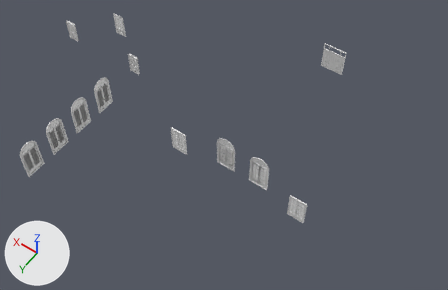
Renders of the glTF model na-project-portal/26-Projects/RB05__WestFarm/30__TrueVision__AppContent/DesignPhase01__ConceptDesign__Scheme-01/RB05__Storey__GroundFloor__ProposedDoors__MeshModel__.glb from each side of a commit.
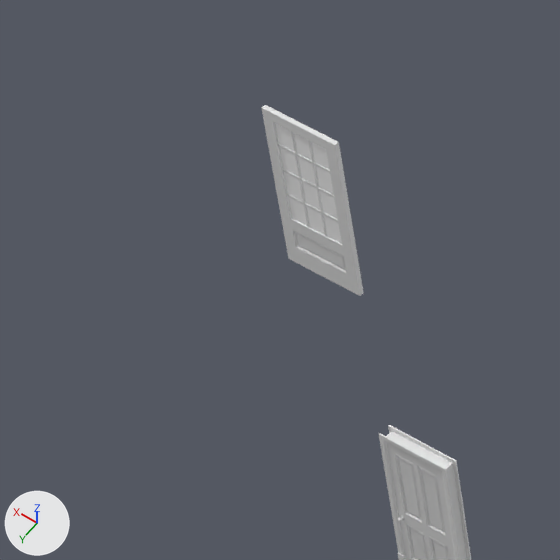
The first picture shows the older version from a camera (50 mm lens) standing at (4.8, 55.6, 42.6) and looking at (24.0, 28.8, 0.4). The close-ups show the older and then the newer version on the part from 18% to 34% of the width and 0% to 24% of the height of that picture. Only the edits that show in the close-ups are written down. Arrows for +X, +Y and +Z are at lower left; the lights stay in place. Where no turn or scale is listed for an object, it has been applied to the vertices.

The first close-up shows '25__ProposedBuilding__Doors::Default.005', '25__ProposedBuilding__Doors::Default.006', '25__ProposedBuilding__Doors::Default.007', '25__ProposedBuilding__Doors::Default.008', 'Layer0::Default', 'Layer0::Default.001', 'Layer0::MAT101__Glass__ClearDefault'.
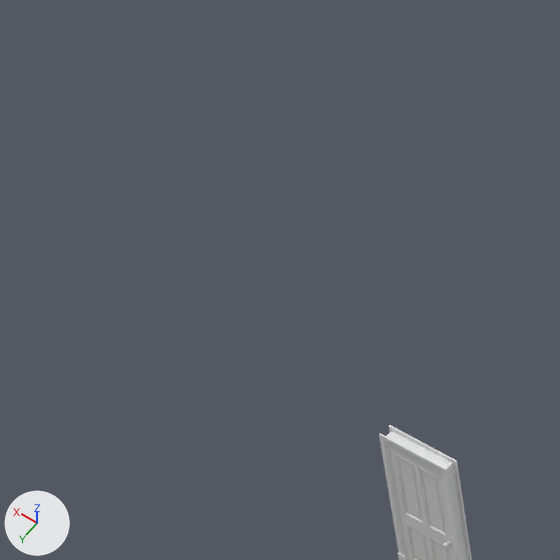
ob_adr001__internaldoor__bespokegeorgian__w840mm_x_h2040 is not drawn itself; it is the parent of ob_rot001__rotationpoint__doorhingecentre, ob_sub001__internaldoor__doorlining, ob_sub003__internaldoor__architrave__interior__roomfacingside, ob_mod001__rot__90_deg__doorpanel, ob_sub003__internaldoor__architrave__interior__roomfacingside_001.
ob_adr001__internaldoor__bespokegeorgian__w840mm_x_h2040___1 is not drawn itself; it is the parent of ob_rot001__rotationpoint__doorhingecentre_001, ob_sub001__internaldoor__doorlining_001, ob_sub003__internaldoor__architrave__interior__roomfacingside_002, ob_mod001__rot__90_deg__doorpanel_001, ob_sub003__internaldoor__architrave__interior__roomfacingside_003.

What the commit changed:
Object 'ADR001__InternalDoor__BespokeGeorgian__w840mm-x-h2040__' (ob_adr001__internaldoor__bespokegeorgian__w840mm_x_h2040) moves from (44.66, 26.3, 0.0) to (36.66, 26.3, 0.0).
Object '25__ProposedBuilding__Doors::Default.004' (ob_25__proposedbuilding__doors__default_004) moves from (44.73, 26.16, 0.0) to (36.73, 26.16, 0.0).
Object 'ADR001__InternalDoor__BespokeGeorgian__w840mm-x-h2040__#1' (ob_adr001__internaldoor__bespokegeorgian__w840mm_x_h2040___1) moves from (35.82, 26.55, 0.0) to (27.82, 26.55, 0.0).
Object 'Layer0::Default' (ob_layer0__default) is deleted.
Object 'Layer0::Default.001' (ob_layer0__default_001) is deleted.
Object 'Layer0::MAT101__Glass__ClearDefault' (ob_layer0__mat101__glass__cleardefault) is deleted.

What differs and where, as boxes [x1, y1, x2, y2] in the close-ups (560 x 560 px):
'25__ProposedBuilding__Doors::Default.003', moved (not visible before): after [387, 443, 456, 560]
'Layer0::Default.001', deleted: before [265, 113, 357, 292]
'Layer0::MAT101__Glass__ClearDefault', deleted: before [275, 123, 342, 244]
'Layer0::Default', deleted: before [262, 105, 364, 296]
'25__ProposedBuilding__Doors::Default.002', moved (not visible before): after [379, 433, 461, 560]
'25__ProposedBuilding__Doors::Default.001', moved (not visible before): after [386, 431, 467, 560]
'25__ProposedBuilding__Doors::Default.004', moved (not visible before): after [389, 425, 472, 560]
'25__ProposedBuilding__Doors::Default.008', moved (not visible afterwards): before [388, 425, 471, 560]
'25__ProposedBuilding__Doors::Default.007', unchanged, covered by the edit: before [387, 443, 455, 560]
'25__ProposedBuilding__Doors::Default.006', unchanged, covered by the edit: before [379, 433, 461, 560]
